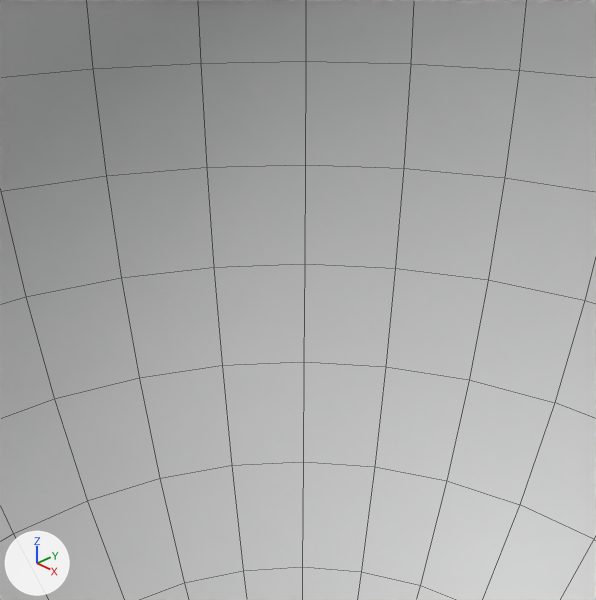
Two versions of the Blender file b3d/scene.blend, one commit apart.
Rendered twice from a 50 mm camera at (3.66, -3.56, 2.56) aimed at (0.0, 0.0, 0.0). Every picture has the same lights, and +X, +Y and +Z are marked at lower left. Mesh edges are drawn as thin lines.
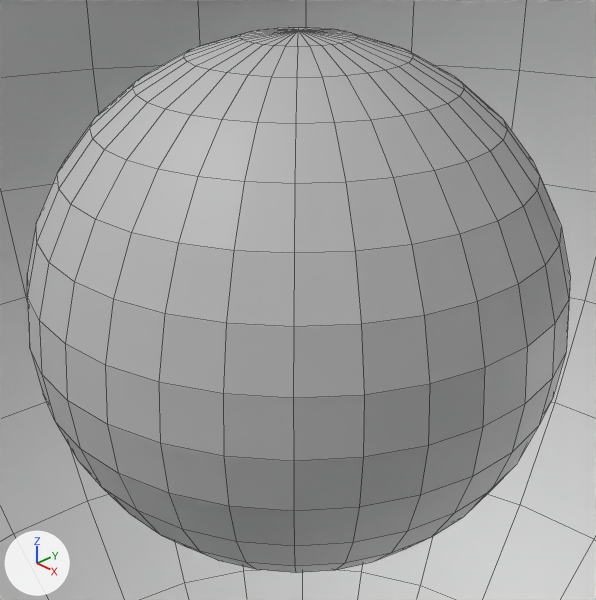
The newer file is also rescaled (x0.387) as a whole; pictures and numbers use the older file's frame.

Where the change shows, as pixel boxes [x1, y1, x2, y2] in the pictures (596 x 600 px):
'Sphere.001', added: after [27, 27, 570, 573]
'Sphere', unchanged, covered by the edit: [0, 0, 596, 600] in both

What the commit changed:
Mesh me_sphere_001 is new.
It is a UV sphere (32 segments, 16 rings, poles along z) spanning x -1.0..1.0, y -1.0..1.0, z -1.0..1.0.
Object 'Sphere.001' (ob_sphere_001) is new; it shows me_sphere_001.
Its location is (0.0, 0.0, 0.0).
Its scale is (1.79, 1.79, 1.79).
